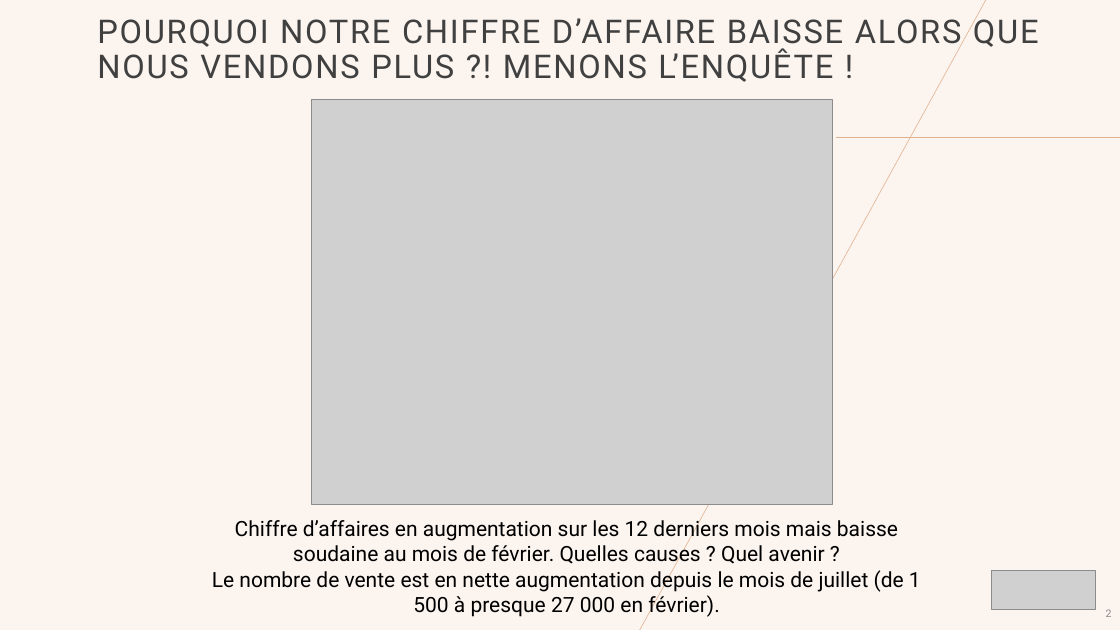
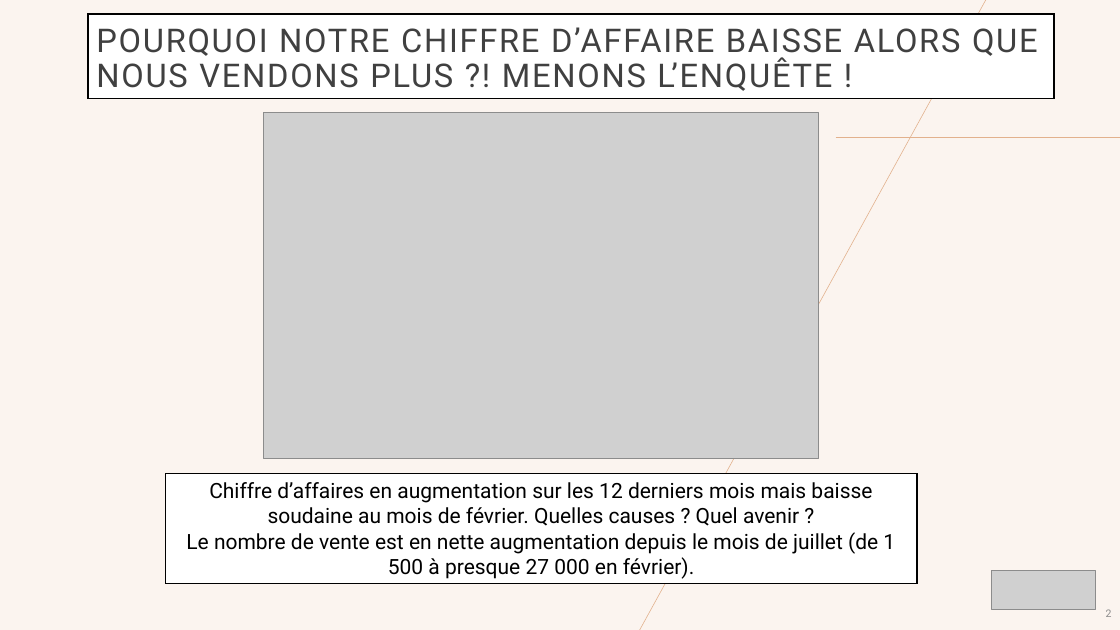
Before and after one commit to ziedbelhocine/Cours-OC, a slide deck: slide 2 of Data_Analyst/Projet_2/rapport mensuel des actions marketing2.pptx. Drawn at 1120x630 pixels with LibreOffice and Linux fonts; fonts in the diff are those of the drawing; grey boxes stand for pictures; background and template pictures are left out. Boxes give left, top, right and bottom in pixels: in the first picture for what was removed or moved away, otherwise in the second. Text is boxed around its words. In the diff, an @@ line names an element or a change of style, - is before the commit and + after.

```diff
--- a/Data_Analyst/Projet_2/rapport mensuel des actions marketing2.pptx
+++ b/Data_Analyst/Projet_2/rapport mensuel des actions marketing2.pptx
@@ rectangle "POURQUOI NOTRE CHIFFRE D’AFFAIRE BAISSE ...": place and size @@
-rectangle "POURQUOI NOTRE CHIFFRE D’AFFAIRE BAISSE ..." at [97,13,1039,82]
+rectangle "POURQUOI NOTRE CHIFFRE D’AFFAIRE BAISSE ..." at [88,14,1054,99]
@@ rectangle "POURQUOI NOTRE CHIFFRE D’AFFAIRE BAISSE ..." at [88,14,1054,99]: fill none to #FFFFFF; outline none to #000000 1 pt @@
@@ picture: place and size @@
-picture at [312,99,833,505]
+picture at [264,113,819,459]
@@ rectangle "Chiffre d’affaires en augmentation sur ..." at [166,474,918,584]: fill none to #FFFFFF; outline none to #000000 1 pt @@
@@ rectangle "Chiffre d’affaires en augmentation sur ...": place and size @@
-rectangle "Chiffre d’affaires en augmentation sur ..." at [212,517,921,617]
+rectangle "Chiffre d’affaires en augmentation sur ..." at [166,474,918,584]
@@ page number added at [791,584,1044,618], 9 pt, text #8C8C8C @@
+2
```
Also in this commit, not shown: 4 other slides changed, 1 other file.
